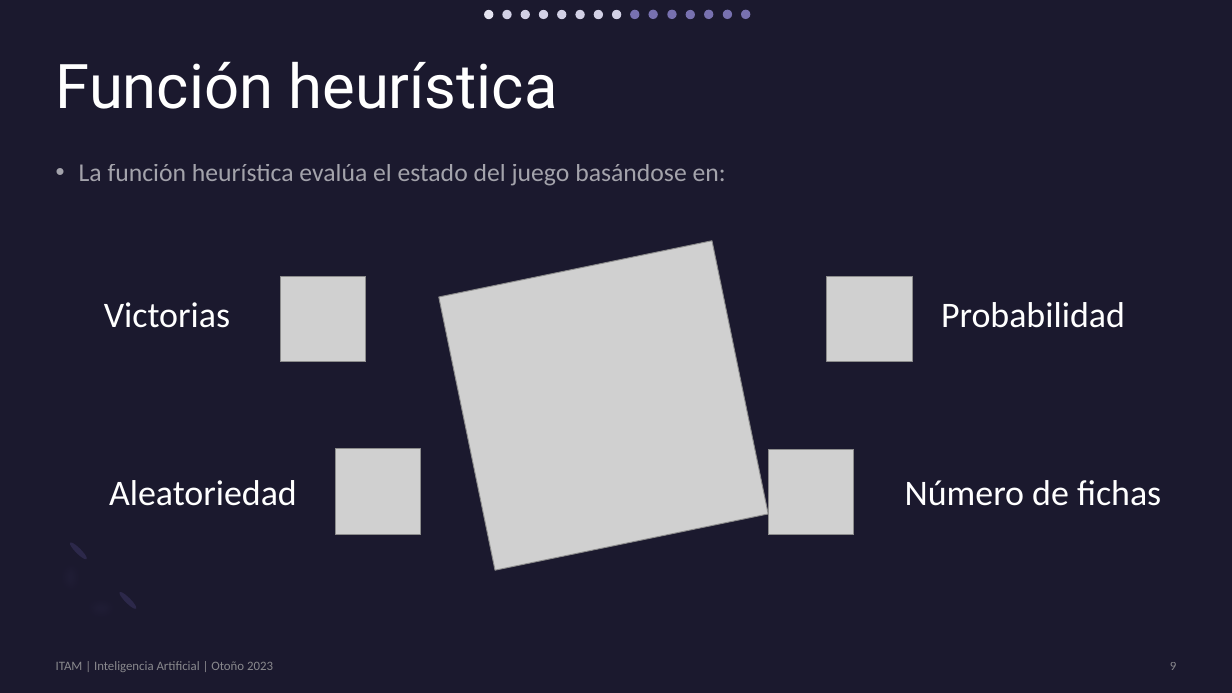
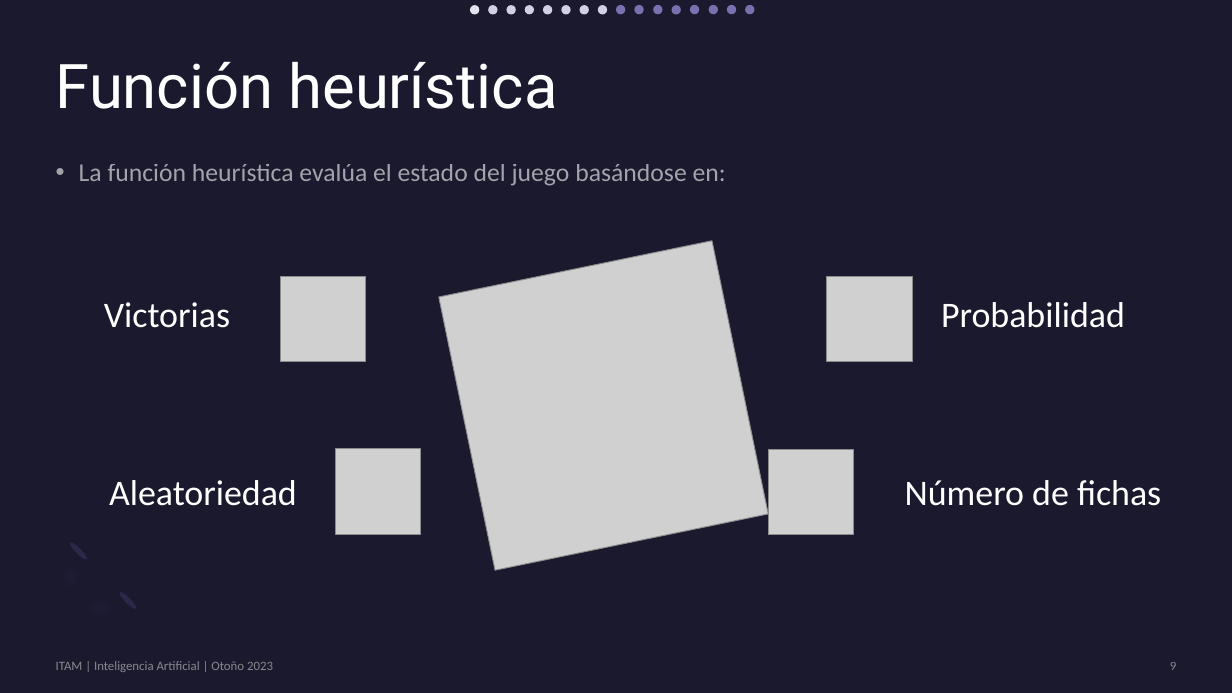
Before and after one commit to feli-p/Domino, a slide deck: slide 9 of docs/equipo0.pptx. Drawn at 1232x693 pixels with LibreOffice and Linux fonts; fonts in the diff are those of the drawing; grey boxes stand for pictures. Boxes give left, top, right and bottom in pixels: in the first picture for what was removed or moved away, otherwise in the second. Text is boxed around its words. In the diff, an @@ line names an element or a change of style, - is before the commit and + after.

```diff
--- a/docs/equipo0.pptx
+++ b/docs/equipo0.pptx
@@ ellipse: place and size @@
-ellipse at [484,10,494,19]
+ellipse at [470,6,480,15]
@@ ellipse: place and size @@
-ellipse at [612,10,621,19]
+ellipse at [488,6,497,15]
@@ ellipse added at [616,5,626,14], fill #7872B0 @@
@@ 13 ellipses: place and size @@
-13 ellipses at [503,9,750,19]
+13 ellipses at [506,5,754,15]
```
Also in this commit, not shown: 14 other slides changed, 1 slide added.
